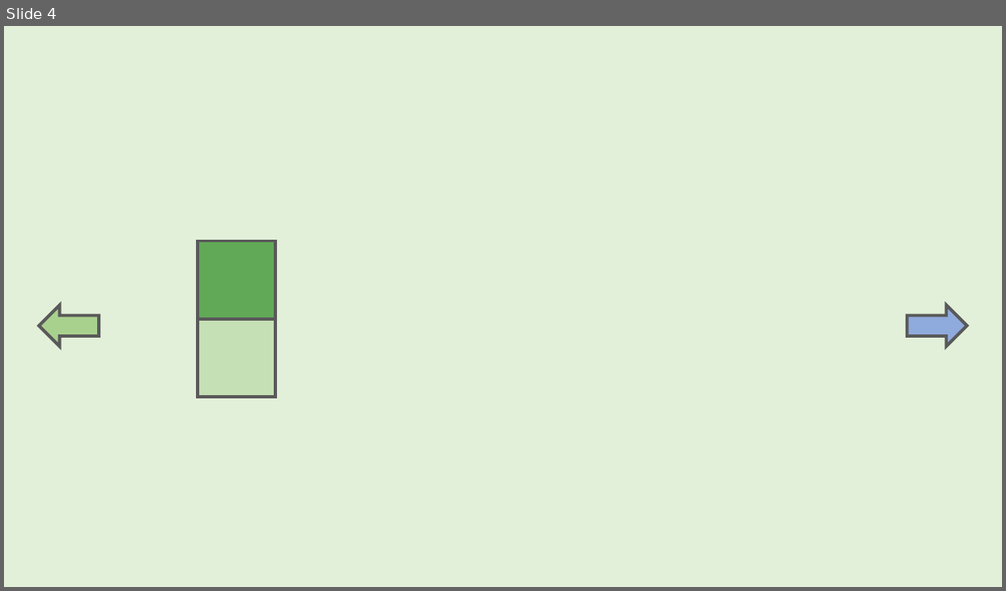
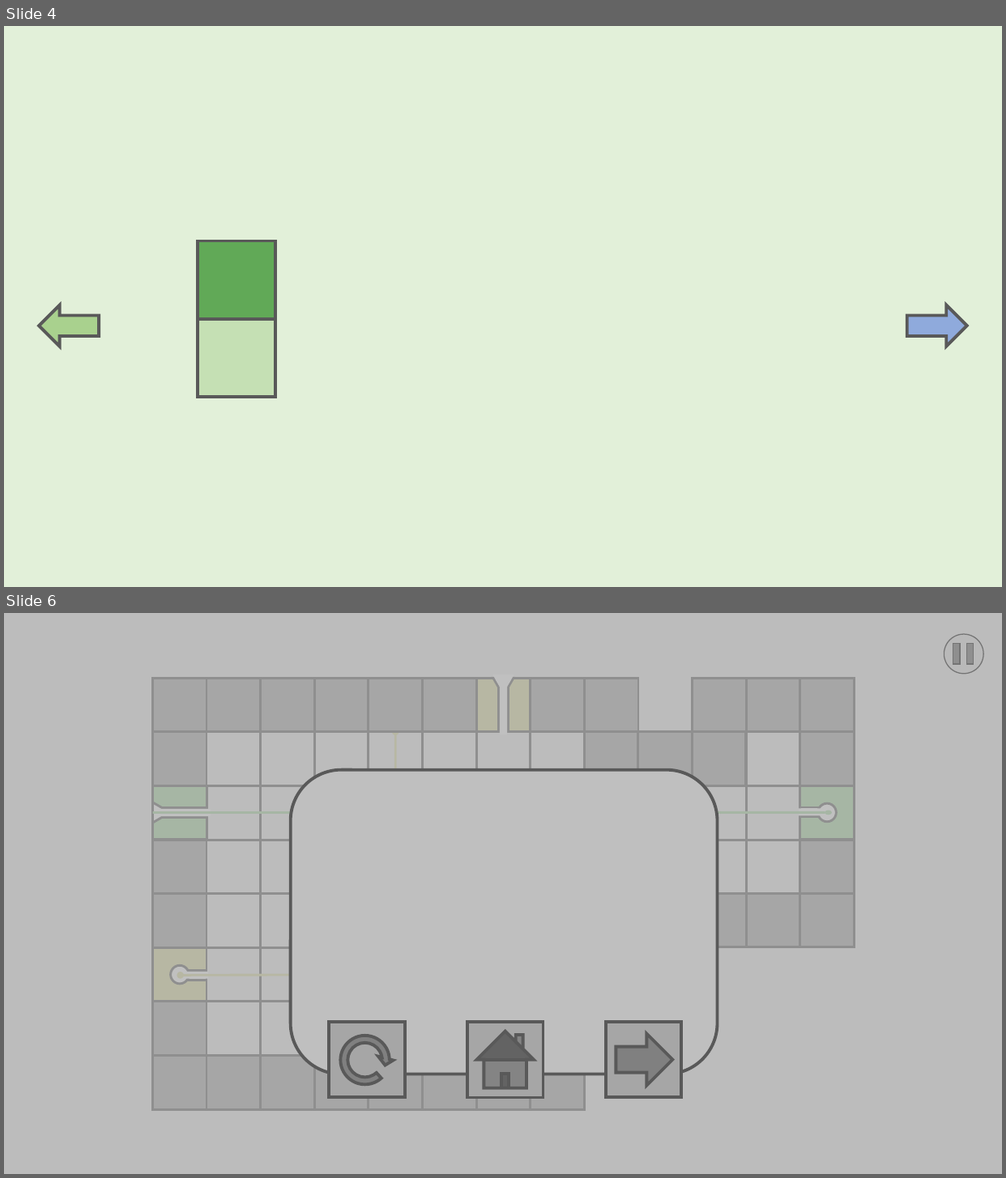
Before and after one commit to heyzac/Coloring, a slide deck: Planning Documents/Screen Only.pptx. Shown one above the other, each under a label of ours: slide 4 before the commit, slides 4 and 6 after it; the slides between them are not shown. The pictures are 1006x591 and 1006x1178 pixels, drawn with LibreOffice and Linux fonts; fonts in the diff are those of the drawing. Boxes give left, top, right and bottom in pixels: in the first picture for what was removed or moved away, otherwise in the second. Text is boxed around its words. In the diff, an @@ line names an element or a change of style, - is before the commit and + after.

```diff
--- a/Planning Documents/Screen Only.pptx
+++ b/Planning Documents/Screen Only.pptx
@@ slide 6 added at bbox=[4, 613, 1002, 1174], background #FFFFFF @@
@@ rectangle added at bbox=[4, 613, 1002, 1174], fill #F2F2F2 @@
@@ rectangle added at bbox=[4, 613, 1002, 1174], fill #A6A6A6 at 70% opacity @@
@@ ellipse added at bbox=[944, 634, 984, 674], fill #E7E6E6, outline #000000 1 pt @@
@@ rectangle added at bbox=[953, 644, 960, 664], fill #595959, outline #000000 1 pt @@
@@ rectangle added at bbox=[967, 644, 974, 664], fill #595959, outline #000000 1 pt @@
@@ group added at bbox=[152, 675, 854, 1110]: 65 rectangles, 3 triangles, 2 ellipses, 2 double arrows, 1 arrow @@
@@ group added at bbox=[291, 770, 718, 1097]: 2 rectangles, 1 rounded rectangle, 1 action button home, 1 right arrow, 1 circular arrow @@
```
Also in this commit, not shown: 1 slide changed, 28 other files.
